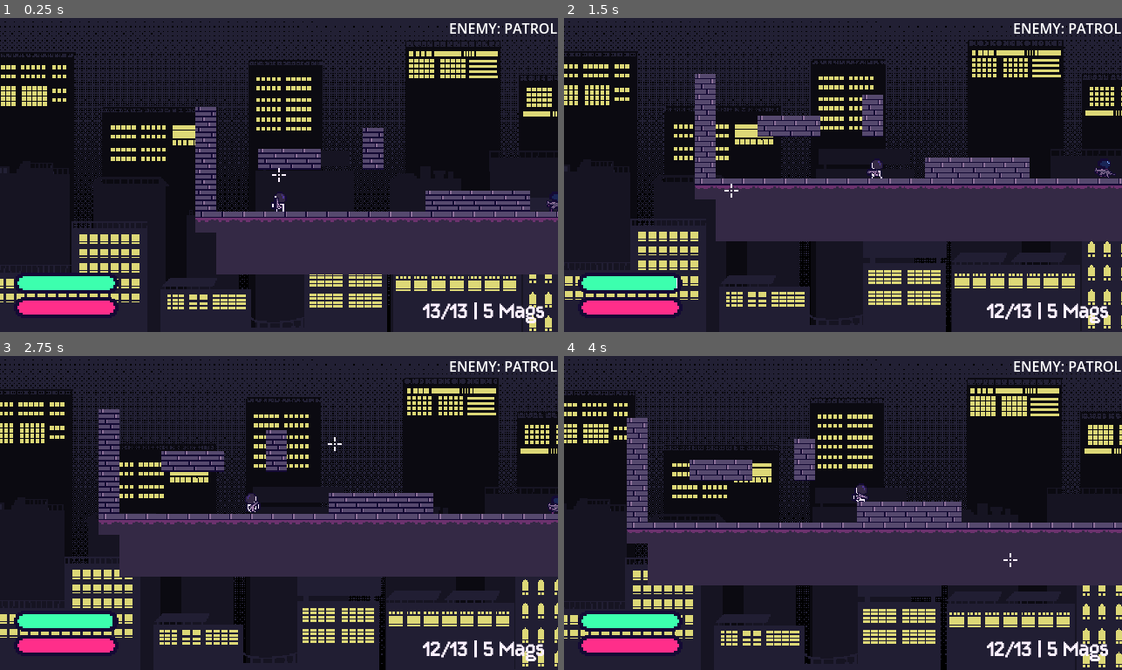
Above: before the commit, frames 1-4 (two rows, left to right).
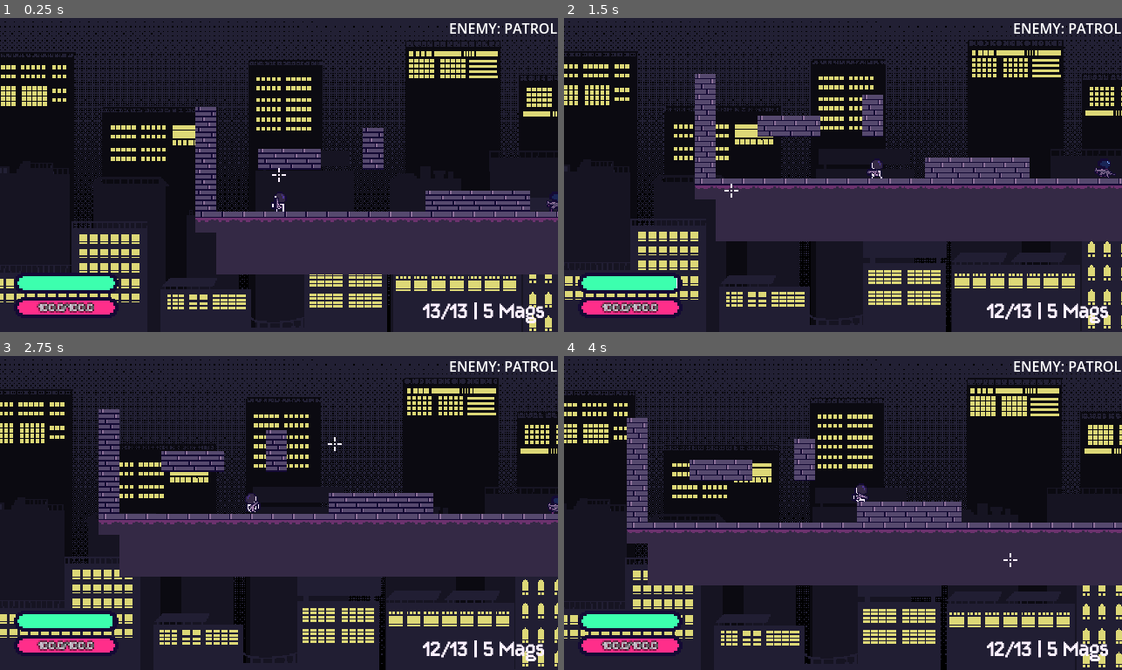
Above: after the commit, the same moments.

Repository: kyteidev/rogueshot
Game: Godot game, scene res://scenes/game_debug.tscn
Same seed, same stepped clock (60 frames per second), same inputs: the game is played once before the commit and once after it.
Inputs (mouse positions are in pixels of both pictures, inside the frame that each line leads up to):
- Up to frame 1 (0.25 s): no input
- Up to frame 2 (1.5 s): move the mouse to (965, 159) at 0.52 s; press the mouse at (965, 159) at 0.53 s; hold D (player_right) from 0.53 s (still down); tap W (player_jump) at 0.77 s; move the mouse to (731, 190) at 1.27 s; release the mouse at (731, 190) at 1.28 s; tap Shift (player_sprint) at 1.35 s
- Up to frame 3 (2.75 s): tap W (player_jump) at 1.52 s; move the mouse to (334, 443) at 2.02 s; release D (player_right) at 2.03 s; hold A (player_left) from 2.03 s (still down); tap 1 (weapon_1) at 2.1 s
- Up to frame 4 (4 s): move the mouse to (815, 575) at 2.77 s; release A (player_left) at 2.78 s; hold D (player_right) from 2.78 s (still down); tap 2 (weapon_2) at 2.85 s; tap W (player_jump) at 3.02, 3.77 s; move the mouse to (1010, 560) at 3.52 s; tap Q (weapon_cycle) at 3.6 s

The runs differ from the first frame. In frame 1, 0.3% of the frame differs, in the area x 6-17%, y 90-94%; in frame 2, 0.3%; in frame 3, 0.3%; in frame 4, 0.3%.

Commit message:
add health label to health bar

Diff:
--- a/scenes/hud.tscn
+++ b/scenes/hud.tscn
@@ -3,7 +3,15 @@
 [ext_resource type="LabelSettings" uid="uid://clt58t4s48cxb" path="res://settings/label_hud.tres" id="1_ahhtf"]
 [ext_resource type="Script" uid="uid://dynt2sniw8un4" path="res://scripts/hud.gd" id="1_oo0fn"]
 [ext_resource type="Texture2D" uid="uid://cdf5h5jgg2u5w" path="res://assets/sprites/bar/bar-base.png" id="3_uo2fv"]
+[ext_resource type="FontFile" uid="uid://4jxi61jcsc2c" path="res://assets/fonts/groundhog.ttf" id="5_047uy"]
 [ext_resource type="Texture2D" uid="uid://wyplv53mg8ky" path="res://assets/sprites/bar/bar-progress.png" id="5_uo2fv"]
+
+[sub_resource type="LabelSettings" id="LabelSettings_nxcxh"]
+font = ExtResource("5_047uy")
+font_size = 6
+font_color = Color(0.99215686, 0.94509804, 1, 1)
+outline_size = 2
+outline_color = Color(0, 0, 0, 1)
 
 [node name="HUD" type="CanvasLayer" unique_id=465990537]
 script = ExtResource("1_oo0fn")
@@ -48,6 +56,24 @@
 value = 50.0
 texture_progress = ExtResource("5_uo2fv")
 tint_progress = Color(1, 0.18039216, 0.5411765, 1)
+
+[node name="HealthBarText" type="Label" parent="HealthBarOutline/HealthBar" unique_id=413259845]
+layout_mode = 1
+anchors_preset = 8
+anchor_left = 0.5
+anchor_top = 0.5
+anchor_right = 0.5
+anchor_bottom = 0.5
+offset_left = -20.0
+offset_top = -5.0
+offset_right = 20.0
+offset_bottom = 5.0
+grow_horizontal = 2
+grow_vertical = 2
+text = "100.0/100.0"
+label_settings = SubResource("LabelSettings_nxcxh")
+horizontal_alignment = 1
+vertical_alignment = 1
 
 [node name="HealthLossBar" type="TextureProgressBar" parent="HealthBarOutline" unique_id=210656281]
 layout_mode = 1
--- a/scripts/characters/player.gd
+++ b/scripts/characters/player.gd
@@ -102,6 +102,8 @@
 
 	death_timer.wait_time = DEATH_TRANS_DELAY
 	collision.disabled = false
+
+	sm.max_health = MAX_HEALTH
 
 
 func _physics_process(delta: float) -> void:
--- a/scripts/hud.gd
+++ b/scripts/hud.gd
@@ -22,6 +22,7 @@
 
 @onready var health_bar := $HealthBarOutline/HealthBar
 @onready var health_loss_bar := $HealthBarOutline/HealthLossBar
+@onready var health_bar_text := $HealthBarOutline/HealthBar/HealthBarText
 @onready var health_timer := $HealthBarOutline/HealthBarTimer
 
 @onready var stamina_bar := $StaminaBarOutline/StaminaBar
@@ -42,6 +43,7 @@
 
 	# update health info
 	health_bar.value = sm.health
+	health_bar_text.text = "%s/%s" % [sm.health, sm.max_health]
 
 	# delay the stamina loss bar
 	if sm.lost_health:
--- a/scripts/state_manager.gd
+++ b/scripts/state_manager.gd
@@ -2,6 +2,7 @@
 
 
 var health: float = 100.0
+var max_health: float = 100.0
 var enemy_damage: float = 0.0
 
 var damage: float = 0.0
